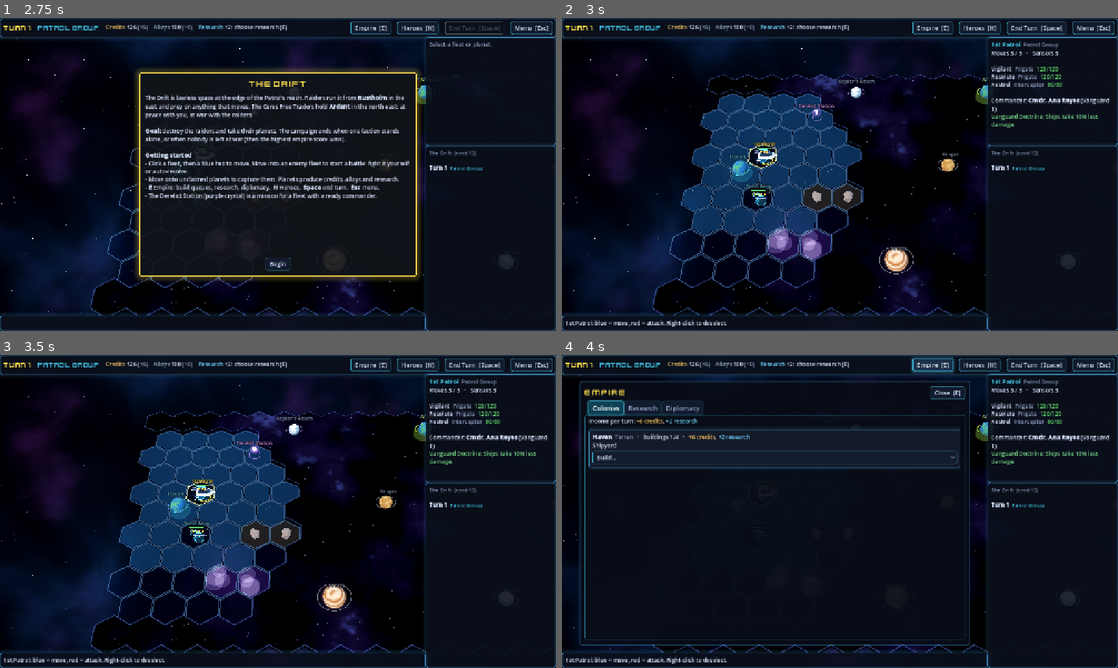
Above: before the commit, frames 1-4 (two rows, left to right).
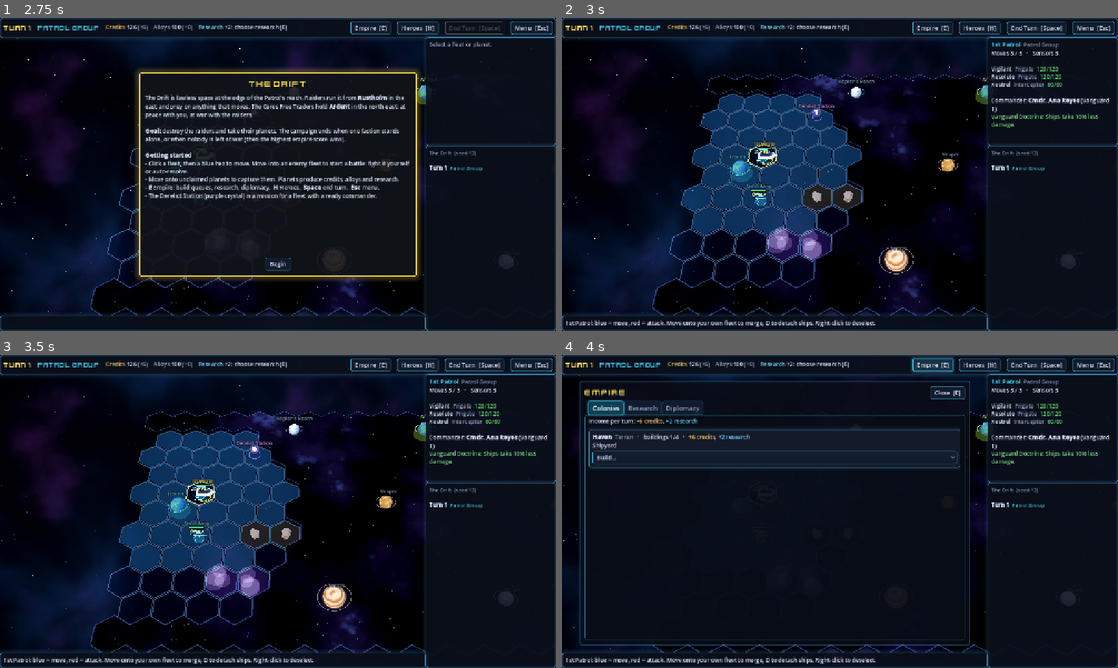
Above: after the commit, the same moments.

Repository: jamesedchristie/space-homm
Game: Godot game, scene res://src/presentation/main.tscn
Two runs of this game, one before a commit and one after it. Both use one fixed random seed, a clock stepped at 60 frames per second and the inputs below.
Inputs (mouse positions are in pixels of both pictures, inside the frame that each line leads up to):
- Up to frame 1 (2.75 s): click "New campaign" at 0.5 s; click (266, 199) at 1.27 s; type "12" at 1.35 s; click "Start" at 2 s
- Up to frame 2 (3 s): click "Begin" at 2.75 s
- Up to frame 3 (3.5 s): no input
- Up to frame 4 (4 s): click "Empire [E]" at 3.5 s

Frame 1 is identical in both runs. In frame 2, 0.6% of the frame differs, in the area x 19-57%, y 53-99%; in frame 3, 0.6%; in frame 4, 0.4%.

Commit message:
Let fleets merge and split
- Moving onto another of your fleets merges them when the ships fit (max 6)
  and there's at most one commander; the merged fleet keeps the lower moves
  left. Own fleets you can't merge with still block.
- SplitFleetCommand detaches ships into a new fleet on a free neighbouring
  system, paying that move from the fleet's moves; the commander stays.
- Galaxy UI: clicking your other fleet asks "Merge / Select / Cancel"; D
  picks a ship (or half the fleet) to detach, then a highlighted
  neighbouring system. Log lines for both; merged fleets still animate in.
- Tests for merging, merge limits and splitting.

Co-Authored-By: Claude Opus 5.5 <noreply@anthropic.com>
Claude-Session: https://claude.ai/code/session_011S8DfbG2VPjJYDMcXDFx8r

Diff:
--- a/src/presentation/strategic/galaxy_screen.gd
+++ b/src/presentation/strategic/galaxy_screen.gd
@@ -48,6 +48,8 @@
 
 var _busy := false
 var _last_autosave_turn := -1
+## Ships picked for detaching (D); while non-empty, clicks place the new fleet.
+var _split_ships: Array[String] = []
 var _hover: Variant = null
 var _reach: Dictionary = {}
 var _attack_cells: Array[Vector2i] = []
@@ -421,17 +423,17 @@
 
 func _animate_move(e: Dictionary) -> void:
 	var fleet: Fleet = engine.state.fleets.get(e["fleet"])
-	if fleet == null:
-		return
+	if fleet == null and not board.is_fleet_shown(e["fleet"]):
+		return  # gone and never seen (a merged fleet we couldn't see)
 	var path: Array = e["path"]
-	var seen := fleet.owner == player_faction
+	var seen := fleet == null or fleet.owner == player_faction
 	var now_visible := engine.visible_cells(player_faction)
 	for c: Vector2i in path:
 		if _visible.has(c) or now_visible.has(c):
 			seen = true
 	if not seen or not is_inside_tree():
 		return
-	await board.move_fleet(fleet.id, path)
+	await board.move_fleet(e["fleet"], path)
 
 
 func _game_over() -> void:
@@ -482,7 +484,11 @@
 	_attack_cells = []
 	var fleet: Fleet = s.fleets.get(selected_fleet)
 	var mine := fleet != null and fleet.owner == player_faction
-	if human and mine:
+	if not (human and mine):
+		_split_ships.clear()
+	if human and mine and not _split_ships.is_empty():
+		move_cells = engine.split_targets(fleet.id)
+	elif human and mine:
 		_reach = engine.reachable_for(fleet.id)
 		_attack_cells = engine.attack_targets(fleet.id, _reach)
 		for c: Vector2i in _reach:
@@ -516,12 +522,17 @@
 	var text := ""
 	if fleet == null:
 		text = "Click one of your fleets. Tab: next fleet with moves. Space: end turn. V: 2D/3D. 3D: wheel zoom, Q/R rotate, arrows pan."
+	elif not _split_ships.is_empty():
+		text = "Click a highlighted neighbouring system for the detached ships. Esc or right-click cancels."
+	elif _hover != null and _reach.has(_hover) and engine.state.fleet_at(_hover) != null \
+			and engine.state.fleet_at(_hover).owner == player_faction and _hover != fleet.cell:
+		text = "Join %s (merge fleets, %d moves)" % [engine.state.fleet_at(_hover).name, _reach[_hover]["cost"]]
 	elif _hover != null and _hover in _attack_cells:
 		text = "Attack %s here" % engine.state.fleet_at(_hover).name
 	elif _hover != null and _reach.has(_hover) and _hover != fleet.cell:
 		text = "Move here: %d of %d moves" % [_reach[_hover]["cost"], fleet.moves_left]
 	else:
-		text = "%s: blue = move, red = attack. Right-click to deselect." % fleet.name
+		text = "%s: blue = move, red = attack. Move onto your own fleet to merge, D to detach ships. Right-click to deselect." % fleet.name
 	if _hover != null:
 		var planet := engine.state.planet_at(_hover)
 		if planet != null:
@@ -769,6 +780,14 @@
 			return "   Battle won by %s (%d rounds)" % [s.faction(winner).get("name", "nobody"), e["rounds"]]
 		GalaxyEvents.FLEET_DESTROYED:
 			return UiKit.color_tag("   %s destroyed" % e["name"], Palette.BAD)
+		GalaxyEvents.FLEETS_MERGED:
+			if s.fleets.has(e["into"]) and s.fleets[e["into"]].owner == player_faction:
+				return "   %s joins %s" % [e["name"], e["into_name"]]
+			return ""
+		GalaxyEvents.FLEET_SPLIT:
+			if s.fleets.has(e["fleet"]) and s.fleets[e["fleet"]].owner == player_faction:
+				return "   %s detached from %s" % [", ".join(e["ships"]), s.fleets[e["fleet"]].name]
+			return ""
 		GalaxyEvents.FACTION_ELIMINATED:
 			return "[b]%s eliminated[/b]" % s.faction(e["faction"])["name"]
 		GalaxyEvents.CAMPAIGN_ENDED:
@@ -852,7 +871,7 @@
 	elif event is InputEventKey and event.pressed and not event.echo:
 		match event.keycode:
 			KEY_ESCAPE:
-				if selected_fleet.is_empty() and selected_planet.is_empty() and selected_anomaly.is_empty():
+				if _split_ships.is_empty() and selected_fleet.is_empty() and selected_planet.is_empty() and selected_anomaly.is_empty():
 					_open_menu()
 				else:
 					_deselect()
@@ -863,6 +882,8 @@
 				_refresh()
 			KEY_A:
 				_toggle_autoplay()
+			KEY_D:
+				_start_split()
 			KEY_V:
 				_switch_view()
 
@@ -880,6 +901,16 @@
 	var cell: Vector2i = _hover
 	var fleet: Fleet = engine.state.fleets.get(selected_fleet)
 	if not _busy and _is_human_turn() and fleet != null and fleet.owner == player_faction:
+		if not _split_ships.is_empty():
+			if cell in engine.split_targets(fleet.id):
+				var ships := _split_ships.duplicate()
+				_split_ships.clear()
+				_submit(SplitFleetCommand.new(player_faction, fleet.id, ships, cell))
+			return
+		var own := engine.state.fleet_at(cell)
+		if own != null and own != fleet and own.owner == player_faction and _reach.has(cell):
+			_ask_merge(fleet, own)
+			return
 		if cell in _attack_cells or (_reach.has(cell) and cell != fleet.cell):
 			_submit(MoveFleetCommand.new(player_faction, fleet.id, cell))
 			return
@@ -902,7 +933,68 @@
 	_refresh()
 
 
+## Clicking another of your fleets that this one can reach: merge or just select?
+func _ask_merge(fleet: Fleet, other: Fleet) -> void:
+	hud.ask("Merge fleets?", "Move [b]%s[/b] (%d ships) into [b]%s[/b] (%d ships)? The merged fleet keeps the lower moves left." % [
+			fleet.name, fleet.ships.size(), other.name, other.ships.size()],
+			[{"id": "merge", "label": "Merge"}, {"id": "select", "label": "Select %s" % other.name}, {"id": "cancel", "label": "Cancel"}])
+	var token := _token
+	var choice: String = await hud.dialog_choice
+	if token != _token:
+		return
+	match choice:
+		"merge":
+			_submit(MoveFleetCommand.new(player_faction, fleet.id, other.cell))
+		"select":
+			selected_fleet = other.id
+			_refresh()
+		_:
+			_refresh()
+
+
+## D: pick ships to detach into a new fleet next to this one.
+func _start_split() -> void:
+	var fleet: Fleet = engine.state.fleets.get(selected_fleet)
+	if _busy or not _is_human_turn() or fleet == null or fleet.owner != player_faction:
+		return
+	if fleet.ships.size() < 2:
+		hud.set_hint("A one-ship fleet can't be split")
+		return
+	if engine.split_targets(fleet.id).is_empty():
+		hud.set_hint("No free neighbouring system to detach into (or no moves left)")
+		return
+	var choices: Array[Dictionary] = []
+	var lines := PackedStringArray()
+	for ship in fleet.ships:
+		var def: Dictionary = data.units[ship["unit"]]
+		choices.append({"id": ship["uid"], "label": ship["name"]})
+		lines.append("%s  %s  %d/%d hull" % [ship["name"], UiKit.color_tag(def.get("name", ""), Palette.TEXT_DIM),
+				ship["hull"], int(def["stats"]["max_hull"])])
+	if fleet.ships.size() > 2:
+		choices.append({"id": "half", "label": "Half the fleet"})
+	choices.append({"id": "cancel", "label": "Cancel"})
+	hud.ask("Detach ships from %s" % fleet.name, "\n".join(lines) + "\n\n" + UiKit.color_tag(
+			"Pick a ship (or half the fleet), then a neighbouring system for it. The commander stays.", Palette.TEXT_DIM),
+			choices, Vector2(620, 340))
+	var token := _token
+	var choice: String = await hud.dialog_choice
+	if token != _token or choice == "cancel":
+		_refresh()
+		return
+	_split_ships.clear()
+	if choice == "half":
+		for i in range(fleet.ships.size() / 2, fleet.ships.size()):
+			_split_ships.append(fleet.ships[i]["uid"])
+	else:
+		_split_ships.append(choice)
+	_refresh()
+
+
 func _deselect() -> void:
+	if not _split_ships.is_empty():
+		_split_ships.clear()
+		_refresh()
+		return
 	selected_fleet = ""
 	selected_planet = ""
 	selected_anomaly = ""
--- /dev/null
+++ b/src/strategic/commands/split_fleet_command.gd
@@ -0,0 +1,24 @@
+class_name SplitFleetCommand
+extends GalaxyCommand
+## Detach some of a fleet's ships into a new fleet on an adjacent free system.
+## The new fleet pays the move into that system from the old fleet's moves
+## left; the commander (if any) stays with the old fleet.
+
+var fleet_id: String
+var ship_uids: Array[String] = []
+var to: Vector2i
+
+
+func _init(p_faction_id: String = "", p_fleet_id: String = "", p_ship_uids: Array[String] = [], p_to: Vector2i = Vector2i.ZERO) -> void:
+	faction_id = p_faction_id
+	fleet_id = p_fleet_id
+	ship_uids = p_ship_uids
+	to = p_to
+
+
+func type_name() -> String:
+	return "split_fleet"
+
+
+func to_dict() -> Dictionary:
+	return {"type": type_name(), "faction": faction_id, "fleet": fleet_id, "ships": ship_uids, "to": [to.x, to.y]}
--- a/src/strategic/galaxy_engine.gd
+++ b/src/strategic/galaxy_engine.gd
@@ -159,6 +159,8 @@
 		emit({"type": GalaxyEvents.RESEARCH_SET, "faction": cmd.faction_id, "tech": cmd.tech_id})
 	elif cmd is QueueBuildCommand:
 		_do_queue(cmd)
+	elif cmd is SplitFleetCommand:
+		_do_split(cmd)
 	elif cmd is DiplomacyCommand:
 		_do_diplomacy(cmd)
 	return CommandResult.success(_flush())
@@ -198,6 +200,19 @@
 		return "Can't build that here"
 	elif cmd is DiplomacyCommand:
 		return _validate_diplomacy(cmd)
+	elif cmd is SplitFleetCommand:
+		var fleet: Fleet = state.fleets.get(cmd.fleet_id)
+		if fleet == null or fleet.owner != cmd.faction_id:
+			return "Not your fleet"
+		if cmd.ship_uids.is_empty():
+			return "Pick ships to detach"
+		if cmd.ship_uids.size() >= fleet.ships.size():
+			return "At least one ship must stay"
+		for uid in cmd.ship_uids:
+			if fleet.ships.filter(func(s: Dictionary) -> bool: return s["uid"] == uid).is_empty():
+				return "That ship isn't in this fleet"
+		if cmd.to not in split_targets(fleet.id):
+			return "Detached ships need a free neighbouring system they can reach this turn"
 	elif not cmd is EndFactionTurnCommand:
 		return "Unknown command"
 	return ""
@@ -297,6 +312,29 @@
 ## friendly (at peace) fleets block; visible enemy fleets and defended enemy
 ## planets can be attacked but not passed; hidden enemies are unknown (and
 ## will intercept the move). Returns {cell: {"cost", "from"}}.
+## Whether `fleet` may fly into `other` and join it: same owner, room for
+## every ship, and at most one commander between them.
+func can_merge(fleet: Fleet, other: Fleet) -> bool:
+	return fleet != other and fleet.owner == other.owner \
+			and fleet.ships.size() + other.ships.size() <= EmpireRules.MAX_FLEET_SIZE \
+			and (fleet.hero_id.is_empty() or other.hero_id.is_empty())
+
+
+## Free systems next to the fleet that detached ships could move to now.
+func split_targets(fleet_id: String) -> Array[Vector2i]:
+	var fleet: Fleet = state.fleets[fleet_id]
+	var out: Array[Vector2i] = []
+	if fleet.ships.size() < 2:
+		return out
+	for c in state.grid.neighbors(fleet.cell):
+		if state.grid.is_passable(c) and state.fleet_at(c) == null and state.grid.move_cost(c) <= fleet.moves_left \
+				and not is_defended_against(state.planet_at(c), fleet.owner):
+			var planet := state.planet_at(c)
+			if planet == null or planet.owner.is_empty() or planet.owner == fleet.owner:
+				out.append(c)
+	return out
+
+
 func reachable_for(fleet_id: String) -> Dictionary:
 	var fleet: Fleet = state.fleets[fleet_id]
 	var vis := visible_cells(fleet.owner)
@@ -305,9 +343,13 @@
 			var other := state.fleet_at(c)
 			if other == null or other == fleet:
 				return false
-			return other.owner == fleet.owner or (vis.has(c) and not state.at_war(fleet.owner, other.owner)),
+			if other.owner == fleet.owner:
+				return not can_merge(fleet, other)
+			return vis.has(c) and not state.at_war(fleet.owner, other.owner),
 		func(c: Vector2i) -> bool:
 			var other := state.fleet_at(c)
+			if other != null and other != fleet and other.owner == fleet.owner:
+				return true  # merging ends the move
 			if other != null and vis.has(c) and state.at_war(fleet.owner, other.owner):
 				return true
 			return is_defended_against(state.planet_at(c), fleet.owner))
@@ -727,6 +769,12 @@
 	for i in range(1, planned.size()):
 		var next := planned[i]
 		var occupant := state.fleet_at(next)
+		if occupant != null and occupant.owner == fleet.owner and next == cmd.to and can_merge(fleet, occupant):
+			fleet.moves_left -= state.grid.move_cost(next)
+			walked.append(next)
+			emit({"type": GalaxyEvents.FLEET_MOVED, "fleet": fleet.id, "path": walked, "moves_left": fleet.moves_left})
+			_merge(fleet, occupant)
+			return
 		if occupant != null and occupant.owner != fleet.owner:
 			if state.at_war(fleet.owner, occupant.owner):
 				enemy = occupant
@@ -771,6 +819,42 @@
 			state.pending_mission = {"anomaly": anomaly["id"], "fleet": fleet.id}
 			emit({"type": GalaxyEvents.MISSION_OFFERED, "anomaly": anomaly["id"], "fleet": fleet.id,
 					"mission": anomaly["mission"]})
+
+
+## `fleet` joins `into` (which keeps its name and position) and disappears.
+func _merge(fleet: Fleet, into: Fleet) -> void:
+	into.ships.append_array(fleet.ships)
+	into.moves_left = mini(into.moves_left, fleet.moves_left)
+	if into.hero_id.is_empty() and not fleet.hero_id.is_empty():
+		into.hero_id = fleet.hero_id
+		state.heroes[fleet.hero_id].fleet_id = into.id
+	state.fleets.erase(fleet.id)
+	emit({"type": GalaxyEvents.FLEETS_MERGED, "fleet": fleet.id, "into": into.id, "name": fleet.name,
+			"into_name": into.name})
+
+
+func _do_split(cmd: SplitFleetCommand) -> void:
+	var fleet: Fleet = state.fleets[cmd.fleet_id]
+	var detached := Fleet.new()
+	detached.id = state.make_uid("fleet")
+	detached.owner = fleet.owner
+	detached.cell = cmd.to
+	detached.name = "Detachment %d" % state.next_uid
+	detached.moves_left = fleet.moves_left - state.grid.move_cost(cmd.to)
+	var names: Array[String] = []
+	for ship in fleet.ships.duplicate():
+		if ship["uid"] in cmd.ship_uids:
+			fleet.ships.erase(ship)
+			detached.ships.append(ship)
+			names.append(ship["name"])
+	state.fleets[detached.id] = detached
+	emit({"type": GalaxyEvents.FLEET_SPLIT, "fleet": fleet.id, "new_fleet": detached.id, "ships": names})
+	emit({"type": GalaxyEvents.FLEET_MOVED, "fleet": detached.id, "path": [fleet.cell, cmd.to] as Array[Vector2i],
+			"moves_left": detached.moves_left})
+	_reveal_around(detached)
+	var planet := state.planet_at(detached.cell)
+	if planet != null and planet.owner.is_empty():
+		_capture_planet(planet, detached)
 
 
 func _capture_planet(planet: Planet, fleet: Fleet) -> void:
--- a/src/strategic/galaxy_events.gd
+++ b/src/strategic/galaxy_events.gd
@@ -38,6 +38,8 @@
 const BUILDING_COMPLETED := "building_completed"  # {planet, building}
 const SHIP_COMPLETED := "ship_completed"        # {planet, unit, fleet, ship}
 const FLEET_CREATED := "fleet_created"          # {fleet, planet}
+const FLEETS_MERGED := "fleets_merged"          # {fleet, into, name, into_name}: `fleet` joined `into` and is gone
+const FLEET_SPLIT := "fleet_split"              # {fleet, new_fleet, ships: [names]}
 const WAR_DECLARED := "war_declared"            # {faction, target}
 const PEACE_SIGNED := "peace_signed"            # {factions: [a, b]}
 const PEACE_REFUSED := "peace_refused"          # {faction, target, reason}
--- a/tests/strategic/test_galaxy_engine.gd
+++ b/tests/strategic/test_galaxy_engine.gd
@@ -171,3 +171,48 @@
 	assert_ne(a["winner"], "", "campaign should end with a winner (turns: %d)" % a["turns"])
 	assert_true(a["battles"] > 0)
 	assert_eq(a, b, "same seed, same campaign")
+
+
+func test_moving_onto_own_fleet_merges() -> void:
+	var e := Fixtures.galaxy([["a", "test_dummy", 1, 2], ["a", "test_fast_dummy", 3, 2], ["b", "test_dummy", 9, 0]])
+	var fleets := e.state.fleets_of("a")
+	var mover := fleets[0]
+	var target := fleets[1]
+	assert_true(e.reachable_for(mover.id).has(target.cell), "own fleet is a valid destination")
+	var result := e.submit(MoveFleetCommand.new("a", mover.id, target.cell))
+	assert_true(result.ok, result.error)
+	assert_false(e.state.fleets.has(mover.id), "the mover is absorbed")
+	assert_eq(target.ships.size(), 2)
+	assert_true(GalaxyEvents.FLEETS_MERGED in result.events.map(func(ev: Dictionary) -> String: return ev["type"]))
+	assert_true(target.moves_left <= 1, "merged fleet keeps the lower moves left")
+
+
+func test_merge_limits() -> void:
+	var e := Fixtures.galaxy([["a", "test_dummy", 1, 2], ["a", "test_dummy", 2, 2], ["b", "test_dummy", 9, 0]])
+	var fleets := e.state.fleets_of("a")
+	for i in EmpireRules.MAX_FLEET_SIZE - 1:
+		fleets[1].ships.append(fleets[1].ships[0].duplicate())
+	assert_false(e.reachable_for(fleets[0].id).has(fleets[1].cell), "no room: the fleet blocks instead")
+	fleets[1].ships.resize(1)
+	fleets[0].hero_id = "x"
+	fleets[1].hero_id = "y"
+	assert_false(e.can_merge(fleets[0], fleets[1]), "two commanders can't share a fleet")
+
+
+func test_split_fleet() -> void:
+	var e := Fixtures.galaxy([["a", "test_dummy", 1, 2], ["b", "test_dummy", 9, 0]])
+	var fleet := _fleet_of(e, "a")
+	fleet.ships.append({"uid": "extra", "unit": "test_fast_dummy", "name": "Extra", "hull": 10})
+	var targets := e.split_targets(fleet.id)
+	assert_false(targets.is_empty())
+	var to: Vector2i = targets[0]
+	assert_false(e.submit(SplitFleetCommand.new("a", fleet.id, [fleet.ships[0]["uid"], "extra"] as Array[String], to)).ok,
+			"someone has to stay")
+	var result := e.submit(SplitFleetCommand.new("a", fleet.id, ["extra"] as Array[String], to))
+	assert_true(result.ok, result.error)
+	assert_eq(fleet.ships.size(), 1)
+	var detached := e.state.fleet_at(to)
+	assert_true(detached != null and detached != fleet)
+	assert_eq(detached.ships[0]["uid"], "extra")
+	assert_eq(detached.moves_left, fleet.moves_left - e.state.grid.move_cost(to))
+	assert_true(e.split_targets(fleet.id).is_empty(), "a one-ship fleet can't split")
Not shown, added: src/strategic/commands/split_fleet_command.gd.uid
Not shown, changed: docs/architecture.md
